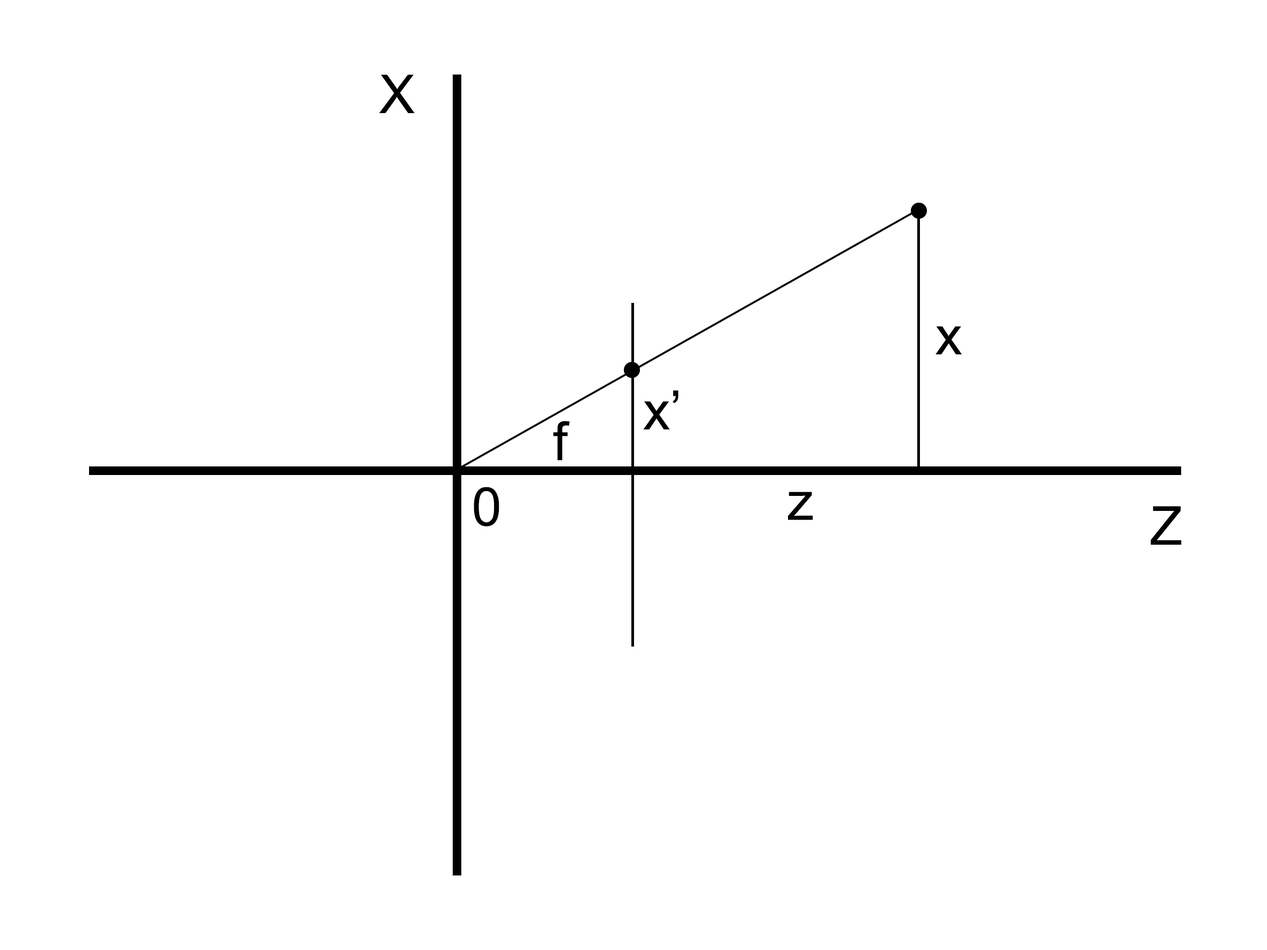
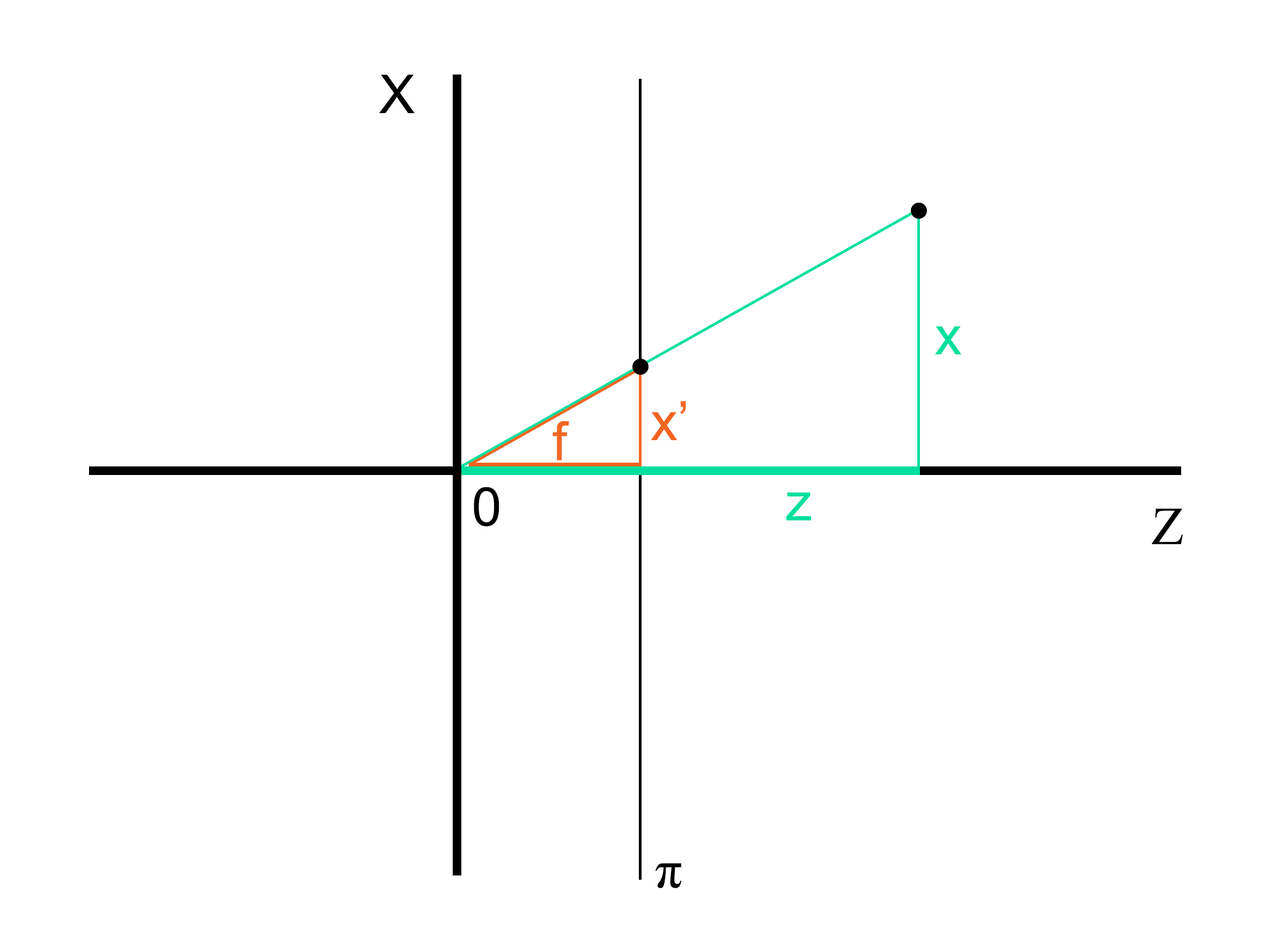
Two versions of the same layered image (w=1267, h=950). Layer-by-layer changes:
painted on "f" over 552, 420, 570, 461
added layer "Shape 1 copy 3" above "Ellipse 1 copy" over 468, 462, 642, 467
moved "Ellipse 1 copy" above "Ellipse 1", painted on it over 623, 358, 649, 379
moved "Ellipse 1" above "Shape 1 copy 2" over 910, 211, 920, 219
added layer "Shape 1 copy 2" above "0" over 461, 466, 920, 476
added layer "Shape 5 copy" above "Shape 5" over 638, 366, 642, 467
moved "Shape 5" above "π", painted on it over 631, 78, 642, 880
added layer "π" above "Z" over 654, 863, 681, 889
moved "Z" above "z", painted on it over 1150, 506, 1183, 545
moved "z" above "x", painted on it over 786, 491, 813, 521
moved "x" above "x’", painted on it over 934, 326, 962, 355
painted on "x’" over 642, 390, 686, 441
painted on "Shape 4" over 916, 218, 920, 470
removed layer "Shape 3" over 460, 209, 918, 471
added layer "Shape 6" above "Shape 7" over 468, 366, 642, 466
added layer "Shape 7" above "Shape 2" over 460, 208, 919, 468
